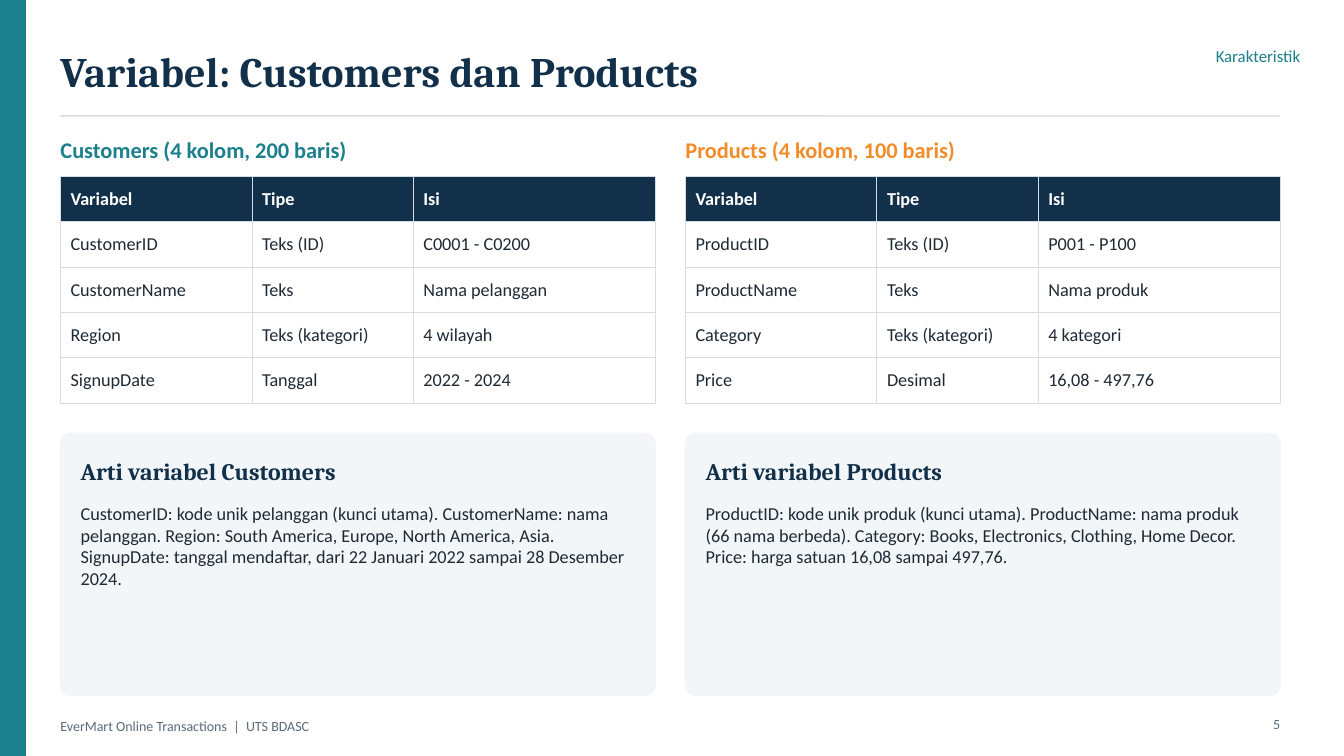
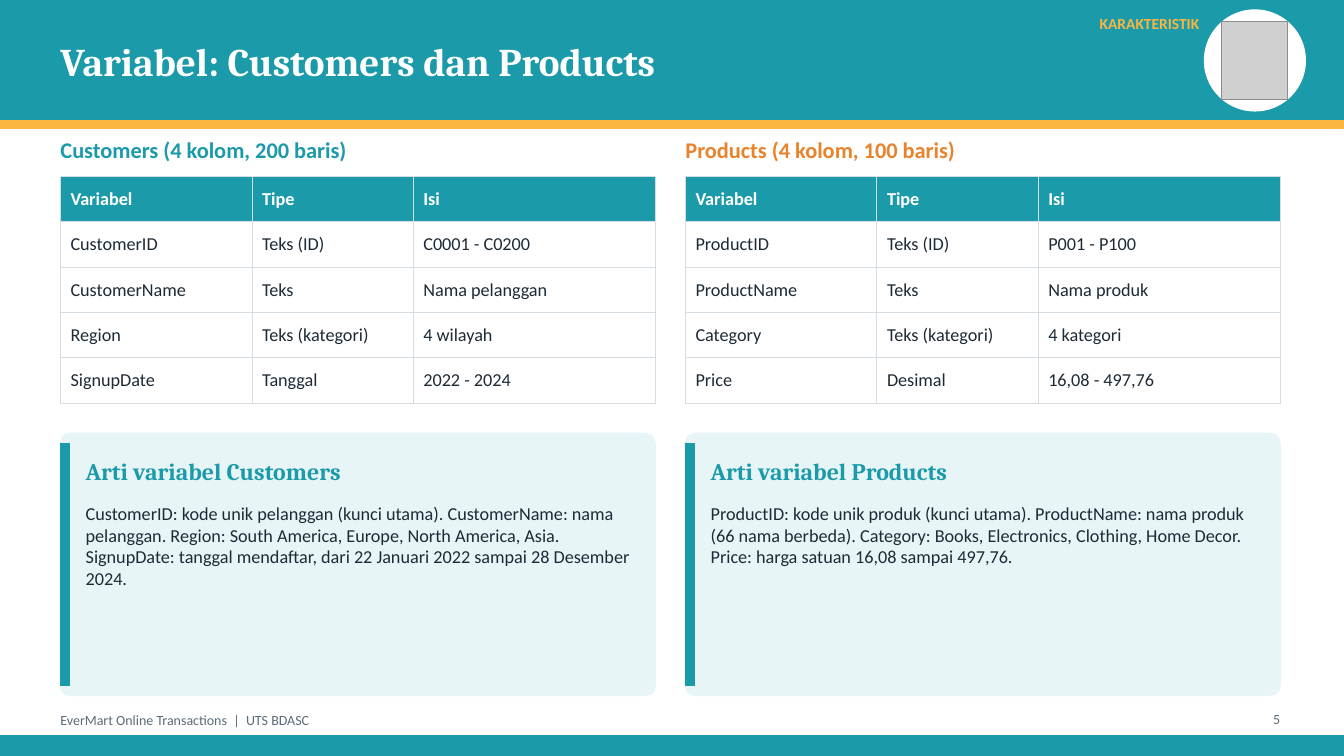
Before and after one commit to farhansech/EXACOUNT, a slide deck: slide 5 of output/EverMart_UTS_BDASC.pptx. Drawn at 1344x756 pixels with LibreOffice and Linux fonts; fonts in the diff are those of the drawing; grey boxes stand for pictures. Boxes give left, top, right and bottom in pixels: in the first picture for what was removed or moved away, otherwise in the second. Text is boxed around its words. In the diff, an @@ line names an element or a change of style, - is before the commit and + after.

```diff
--- a/output/EverMart_UTS_BDASC.pptx
+++ b/output/EverMart_UTS_BDASC.pptx
@@ rectangle removed at bbox=[0, 0, 25, 756] @@
@@ rectangle added at bbox=[0, 0, 1344, 121], fill #1B9AAA, outline #1B9AAA 1 pt @@
@@ text "Variabel: Customers dan Products": place and size @@
-text "Variabel: Customers dan Products" at bbox=[60, 58, 698, 88]
+text "Variabel: Customers dan Products" at bbox=[60, 48, 655, 77]
@@ text "Variabel: Customers dan Products" at bbox=[60, 48, 655, 77]: size 30 to 28 pt, text colour #12304A to #FFFFFF @@
@@ text at bbox=[1100, 19, 1199, 29]: text changed; size 12 to 11 pt; text colour #1B7F8C to #FBB641; bold on @@
-Karakteristik
+KARAKTERISTIK
@@ ellipse added at bbox=[1205, 10, 1306, 111], fill #FFFFFF, outline #FFFFFF 1 pt @@
@@ picture added at bbox=[1222, 21, 1289, 100] @@
@@ line removed from (60, 116) to (1280, 116) @@
@@ rectangle added at bbox=[0, 121, 1344, 128], fill #FBB641, outline #FBB641 1 pt @@
@@ text "Customers (4 kolom, 200 baris)" at bbox=[60, 141, 346, 161]: text colour #1B7F8C to #1B9AAA @@
@@ table at bbox=[60, 176, 655, 393] @@
@@ fill #12304A to #1B9AAA in row 1 @@
@@ table at bbox=[686, 176, 1280, 392] @@
@@ fill #12304A to #1B9AAA in row 1 @@
@@ rounded rectangle at bbox=[60, 434, 655, 696]: fill #F3F6F8 to #E8F5F7; outline #F3F6F8 1 pt to #E8F5F7 1 pt @@
@@ rectangle added at bbox=[60, 444, 70, 686], fill #1B9AAA, outline #1B9AAA 1 pt @@
@@ text "Arti variabel Customers" at bbox=[86, 463, 341, 481]: text colour #12304A to #1B9AAA @@
@@ rounded rectangle at bbox=[686, 434, 1280, 696]: fill #F3F6F8 to #E8F5F7; outline #F3F6F8 1 pt to #E8F5F7 1 pt @@
@@ rectangle added at bbox=[686, 444, 695, 686], fill #1B9AAA, outline #1B9AAA 1 pt @@
@@ text "Arti variabel Products" at bbox=[711, 463, 947, 480]: text colour #12304A to #1B9AAA @@
@@ text "CustomerID: kode unik pelanggan (kunci ...": place and size @@
-text "CustomerID: kode unik pelanggan (kunci ..." at bbox=[81, 507, 625, 585]
+text "CustomerID: kode unik pelanggan (kunci ..." at bbox=[86, 507, 630, 585]
@@ text "ProductID: kode unik produk (kunci ...": place and size @@
-text "ProductID: kode unik produk (kunci ..." at bbox=[706, 507, 1238, 566]
+text "ProductID: kode unik produk (kunci ..." at bbox=[711, 507, 1244, 566]
@@ text "EverMart Online Transactions | UTS ...": place and size @@
-text "EverMart Online Transactions | UTS ..." at bbox=[60, 721, 309, 731]
+text "EverMart Online Transactions | UTS ..." at bbox=[60, 715, 309, 725]
@@ page number: place and size @@
-page number at bbox=[1273, 720, 1280, 729]
+page number at bbox=[1273, 715, 1280, 724]
@@ rectangle added at bbox=[0, 736, 1344, 756], fill #1B9AAA, outline #1B9AAA 1 pt @@
```
Also in this commit, not shown: 34 other slides changed, 7 slides added, 1 slide removed, 1 other file.
